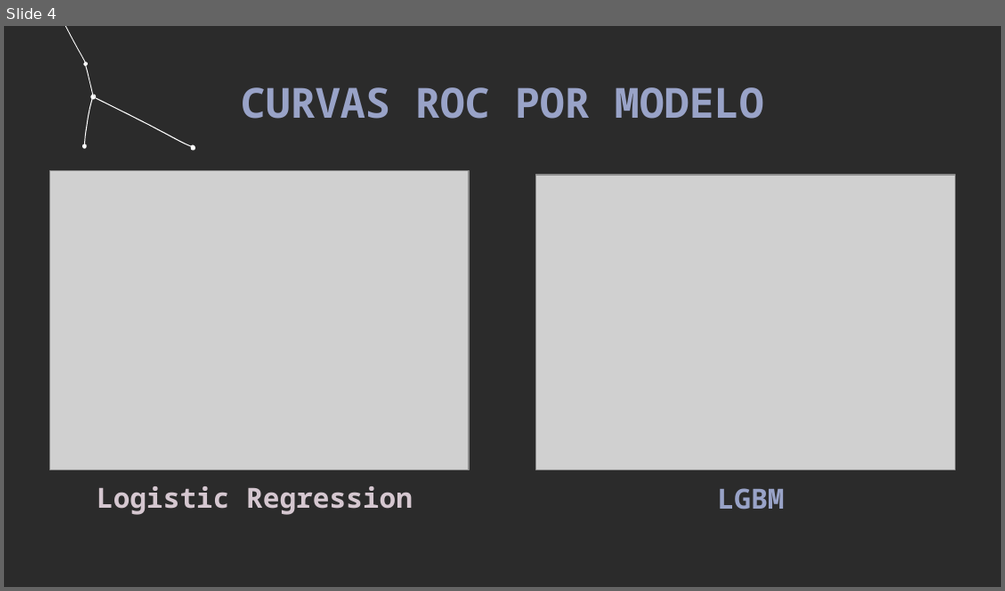
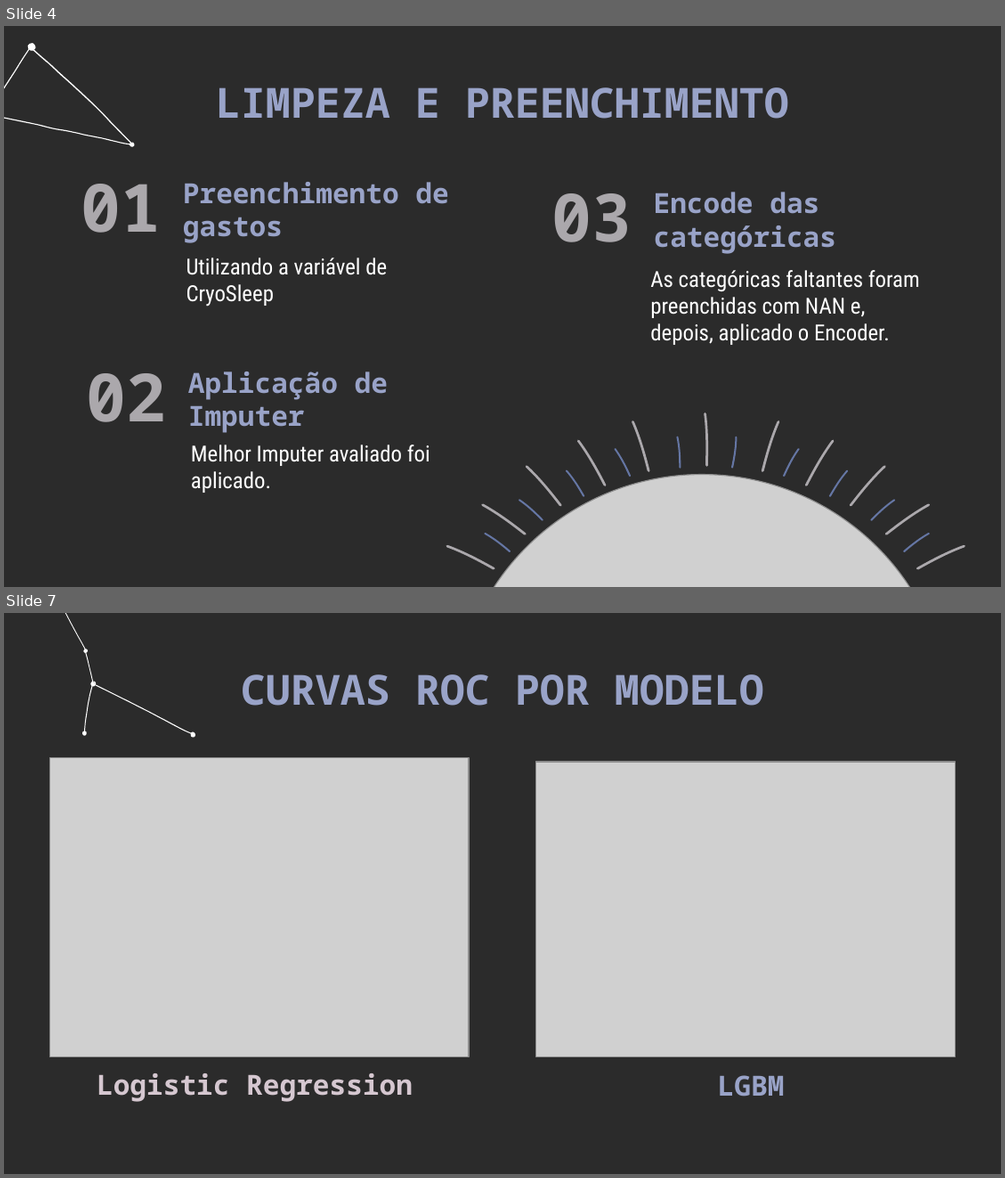
Before and after one commit to henriquemf/projeto-machine-learning, a slide deck: ApFinal.pptx. Shown one above the other, each under a label of ours: slide 4 before the commit, slides 4 and 7 after it; the slides between them are not shown. The pictures are 1005x591 and 1005x1178 pixels, drawn with LibreOffice and Linux fonts; fonts in the diff are those of the drawing; grey boxes stand for pictures; background and template pictures are left out; a plain dark background stands for a picture behind light text. Boxes give left, top, right and bottom in pixels: in the first picture for what was removed or moved away, otherwise in the second. Text is boxed around its words. In the diff, an @@ line names an element or a change of style, - is before the commit and + after.

```diff
--- a/ApFinal.pptx
+++ b/ApFinal.pptx
@@ slide 4 added at (4, 26, 1001, 587), background picture (left out) @@
@@ group added at (4, 39, 150, 156): 6 freeform shapes @@
@@ title added at (216, 87, 789, 119), 30 pt, text #99A3C8, bold @@
+LIMPEZA E PREENCHIMENTO
@@ title added at (81, 184, 162, 232), 48 pt, text #ABA8AC, bold @@
+01
@@ subtitle added at (183, 182, 448, 243), 20 pt, text #99A3C8, bold @@
+Preenchimento de gastos
@@ title added at (551, 193, 631, 242), 48 pt, text #ABA8AC, bold @@
+03
@@ subtitle added at (654, 192, 836, 254), 20 pt, text #99A3C8, bold @@
+Encode das categóricas
@@ subtitle added at (186, 257, 387, 306), 16 pt, text #FFFFFF @@
+Utilizando a variável de CryoSleep
@@ subtitle added at (650, 270, 920, 345), 16 pt, text #FFFFFF @@
+As categóricas faltantes foram preenchidas com NAN e, depois, aplicado o Encoder.
@@ subtitle added at (188, 371, 388, 433), 20 pt, text #99A3C8, bold @@
+Aplicação de Imputer
@@ title added at (87, 373, 167, 422), 48 pt, text #ABA8AC, bold @@
+02
@@ group added at (444, 411, 968, 571): 11 freeform shapes @@
@@ subtitle added at (191, 444, 430, 492), 16 pt, text #FFFFFF @@
+Melhor Imputer avaliado foi aplicado.
@@ group added at (482, 435, 931, 553): 10 freeform shapes @@
@@ picture added at (453, 475, 950, 587) @@
@@ what was slide 4 is now slide 7 @@
```
Also in this commit, not shown: 3 slides changed, 3 other slides added.
